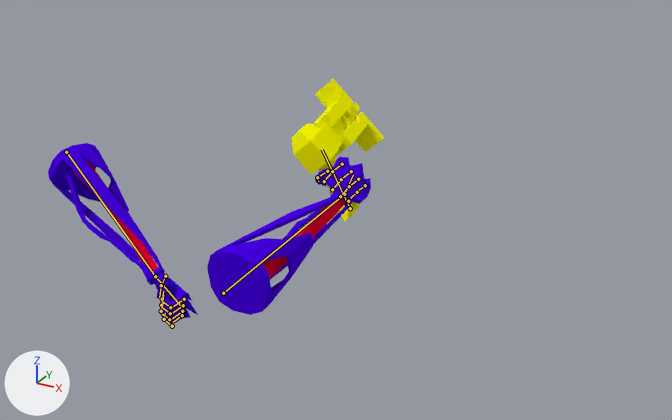
An edit to the Blender file Badass_Upgrade/DESIGN/Player/Gun/Armature/Completo.blend, drawn before and after from the same camera.
The view is the same before and after, from a 50 mm camera at (5.93, -10.67, 5.41) aimed at (0.28, -0.39, 0.27). The axes (+X, +Y, +Z) are drawn at lower left. The lights are the same throughout. Both versions are drawn at frame 225 of the action 'ArmatureAction'; the numbers are the values there. The bones that bend it are drawn over the model as lines.

The first picture shows 'Cube.005', 'Gun', 'RArm'.
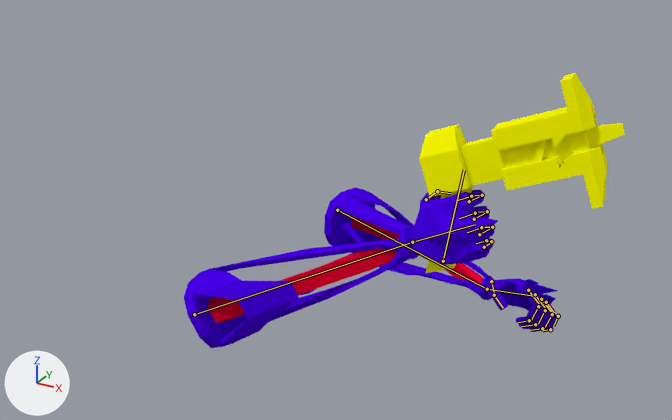
Location of each change, [x1, y1, x2, y2] in pixels of the pictures (672 x 420 px):
'RArm', posed (91% wider)
    before: [207, 157, 371, 315]
    after: [184, 190, 498, 348]
'Gun', posed (123% wider, 41% taller)
    before: [292, 79, 384, 221]
    after: [419, 73, 625, 273]
'Cube.005', posed (56% wider, 20% shorter)
    before: [48, 143, 198, 325]
    after: [324, 187, 558, 332]
bone 'Bone', root to tip
    before: (223, 293) to (344, 194)
    after: (194, 314) to (412, 242)
bone 'Bone.001', root to tip
    before: (344, 194) to (353, 175)
    after: (412, 242) to (475, 224)
bone 'Bone', root to tip
    before: (350, 208) to (322, 149)
    after: (443, 261) to (464, 170)
bone 'Bone', root to tip
    before: (66, 152) to (155, 276)
    after: (337, 210) to (487, 289)
bone 'Bone.001', root to tip
    before: (155, 276) to (181, 306)
    after: (487, 289) to (534, 296)
bone 'Bone.004', root to tip
    before: (184, 299) to (172, 307)
    after: (528, 290) to (539, 304)
bone 'Bone.005', root to tip
    before: (170, 307) to (161, 300)
    after: (538, 306) to (531, 320)
bone 'Bone.007', root to tip
    before: (183, 305) to (171, 313)
    after: (535, 294) to (545, 308)
bone 'Bone.008', root to tip
    before: (170, 313) to (161, 306)
    after: (545, 310) to (538, 324)
bone 'Bone.010', root to tip
    before: (182, 311) to (171, 319)
    after: (541, 299) to (551, 312)
bone 'Bone.011', root to tip
    before: (169, 319) to (160, 312)
    after: (552, 314) to (544, 328)
bone 'Bone.013', root to tip
    before: (182, 315) to (173, 322)
    after: (546, 302) to (554, 312)
bone 'Bone.014', root to tip
    before: (172, 326) to (166, 321)
    after: (558, 316) to (553, 326)

The edits, one by one:
Bone 'Bone' (bone_bone) moves from (0.0, 0.0, 0.991) to (0.0, 0.0, 1.573).
Bone 'Bone' (bone_bone) turns from (-88, 5, 4) to (-8, 3, 27) degrees about its own x, y and z.
Bone 'Bone.001' (bone_bone_001) turns from (-17, -41, 8) to (2, -9, -4) degrees about its own x, y and z.
Bone 'Bone' (bone_bone_) moves from (-4.438, -2.052, -2.168) to (-2.569, 0.226, 0.903).
Bone 'Bone' (bone_bone_) turns from (-91, 73, -22) to (-8, 8, 20) degrees about its own x, y and z.
Bone 'Bone' (bone_bone__) moves from (0.0, -1.817, 0.016) to (-0.001, 0.001, -0.04).
Bone 'Bone' (bone_bone__) turns from (14, -1, -31) to (20, 0, -2) degrees about its own x, y and z.
Bone 'Bone.001' (bone_bone_001_) turns from (-7, 20, 2) to (-16, 47, 3) degrees about its own x, y and z.
Bone 'Bone.004' (bone_bone_004) moves from (0.0, 0.0, 0.0) to (0.001, 0.002, 0.009).
Bone 'Bone.004' (bone_bone_004) turns from (90, 0, 0) to (44, 7, 1) degrees about its own x, y and z.
Bone 'Bone.005' (bone_bone_005) moves from (0.0, -0.004, 0.005) to (0.0, -0.005, 0.007).
Bone 'Bone.005' (bone_bone_005) turns from (83, 0, 0) to (67, 2, 1) degrees about its own x, y and z.
Bone 'Bone.007' (bone_bone_007) moves from (0.0, -0.001, 0.001) to (0.0, 0.0, 0.003).
Bone 'Bone.007' (bone_bone_007) turns from (90, 0, 0) to (44, 7, 1) degrees about its own x, y and z.
Bone 'Bone.008' (bone_bone_008) turns from (83, 0, 0) to (67, 2, 1) degrees about its own x, y and z.
Bone 'Bone.010' (bone_bone_010) moves from (0.0, 0.0, 0.0) to (0.0, -0.001, -0.003).
Bone 'Bone.010' (bone_bone_010) turns from (90, 0, 0) to (44, 7, 1) degrees about its own x, y and z.
Bone 'Bone.011' (bone_bone_011) moves from (0.0, -0.004, 0.005) to (0.0, -0.004, 0.003).
Bone 'Bone.011' (bone_bone_011) turns from (83, 0, 0) to (67, 2, 1) degrees about its own x, y and z.
Bone 'Bone.013' (bone_bone_013) moves from (0.0, 0.001, 0.001) to (0.001, -0.001, 0.009).
Bone 'Bone.013' (bone_bone_013) turns from (-90, 0, 0) to (-44, 7, -1) degrees about its own x, y and z.
Bone 'Bone.014' (bone_bone_014) moves from (0.0, 0.013, -0.015) to (0.0, 0.016, -0.005).
Bone 'Bone.014' (bone_bone_014) turns from (83, 0, 0) to (65, 5, 0) degrees about its own x, y and z.
